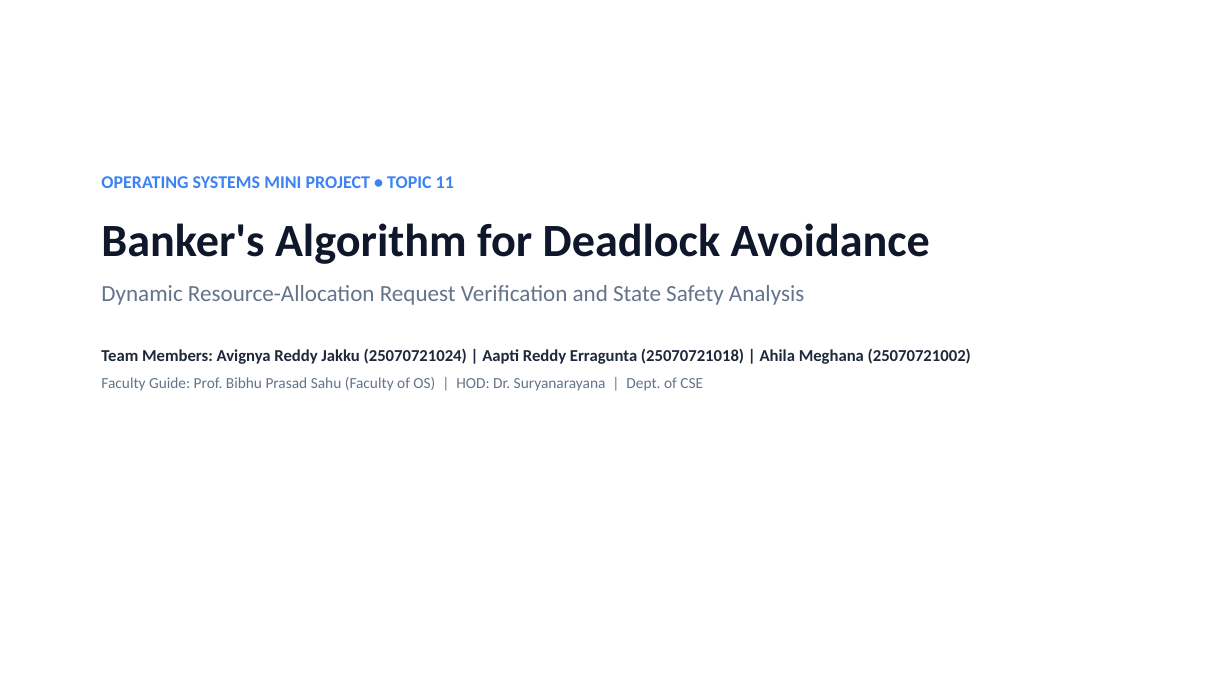
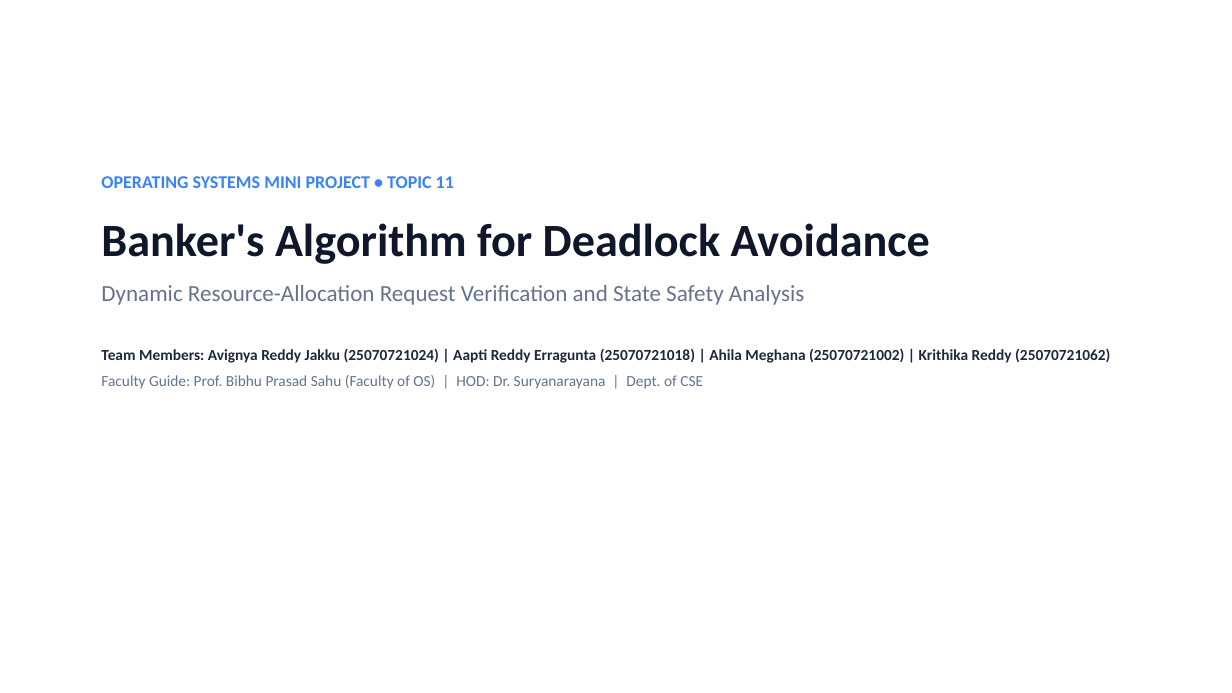
Before and after one commit to avignyahjakku-dot/os_mini_project, a slide deck: slide 1 of docs/presentation_slides.pptx. Drawn at 1232x693 pixels with LibreOffice and Linux fonts; fonts in the diff are those of the drawing. Boxes give left, top, right and bottom in pixels: in the first picture for what was removed or moved away, otherwise in the second. Text is boxed around its words. In the diff, an @@ line names an element or a change of style, - is before the commit and + after.

Commit message:
docs: add 4th team member Krithika Reddy (25070721062) to report and slides

```diff
--- a/docs/presentation_slides.pptx
+++ b/docs/presentation_slides.pptx
@@ text at (x1=101, y1=348, x2=1110, y2=363): text changed; size 13 to 12 pt @@
-Team Members: Avignya Reddy Jakku (25070721024) | Aapti Reddy Erragunta (25070721018) | Ahila Meghana (25070721002)
+Team Members: Avignya Reddy Jakku (25070721024) | Aapti Reddy Erragunta (25070721018) | Ahila Meghana (25070721002) | Krithika Reddy (25070721062)
```
Also in this commit, not shown: 5 other files.
